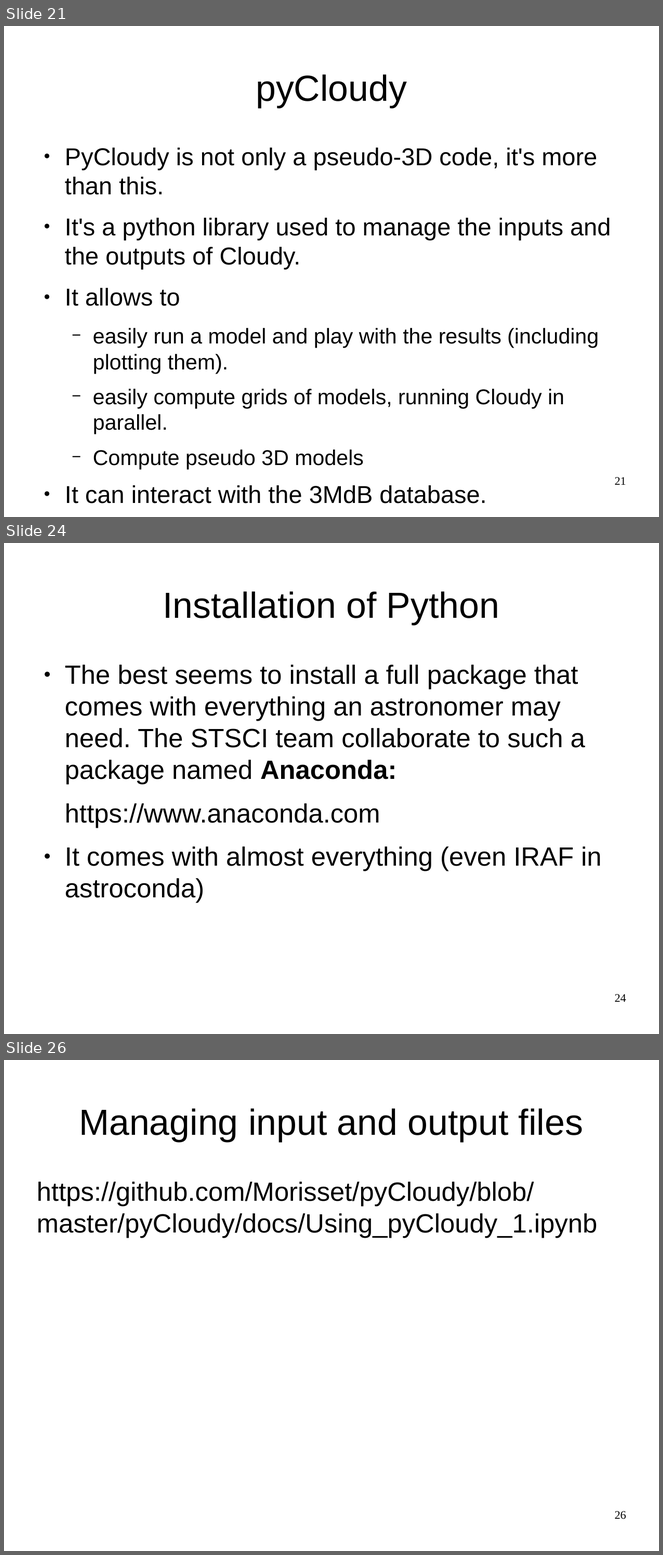
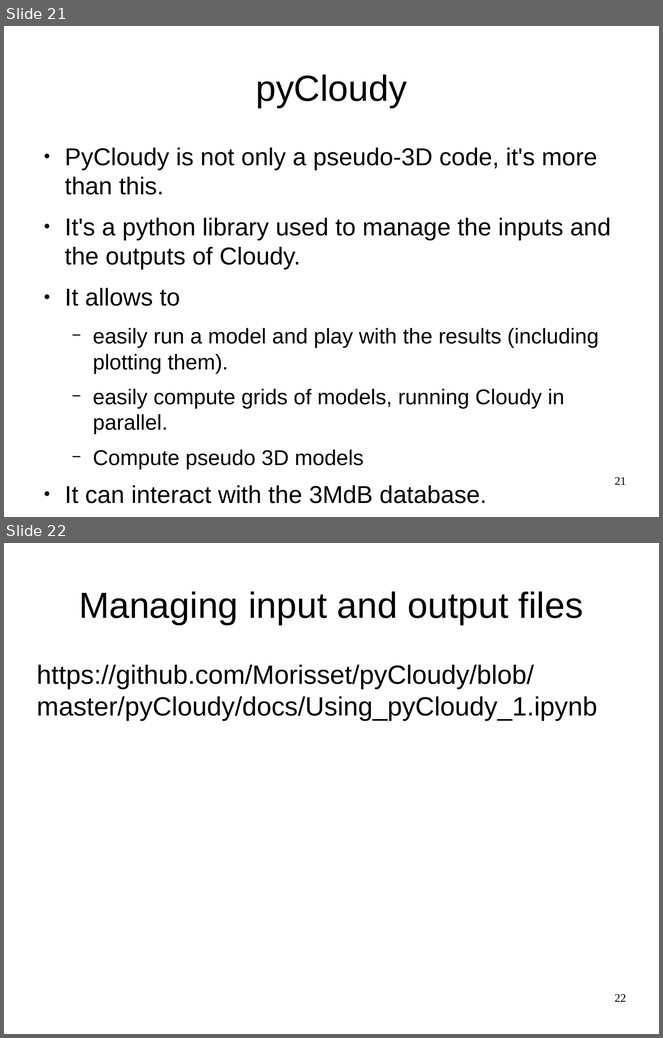
Before and after one commit to Morisset/Cloudy_Summer_School, a slide deck: pyCloudy.odp. Shown one above the other, each under a label of ours: slides 21, 24 and 26 before the commit, slides 21 and 22 after it; the slides between them are not shown. The pictures are 663x1555 and 663x1038 pixels, drawn with LibreOffice and Linux fonts; fonts in the diff are those of the drawing. Boxes give left, top, right and bottom in pixels: in the first picture for what was removed or moved away, otherwise in the second. Text is boxed around its words. In the diff, an @@ line names an element or a change of style, - is before the commit and + after.

```diff
--- a/pyCloudy.odp
+++ b/pyCloudy.odp
@@ slide 24 removed at (4,543,659,1034), background #FFFFFF @@
@@ title removed at (163,591,500,625) @@
-Installation of Python
@@ text removed at (65,665,602,903) @@
-● The best seems to install a full package that comes with everything an astronomer may need. The STSCI team collaborate to such a package named Anaconda:
-https://www.anaconda.com
-● It comes with almost everything (even IRAF in astroconda)
@@ page number removed at (615,994,626,1002) @@
-24
@@ what was slide 26 is now slide 22 @@
@@ page number at (615,994,626,1002): text changed @@
-26
+22
```
Also in this commit, not shown: 3 slides changed, 1 slide added, 6 other slides removed, 2 other files.
